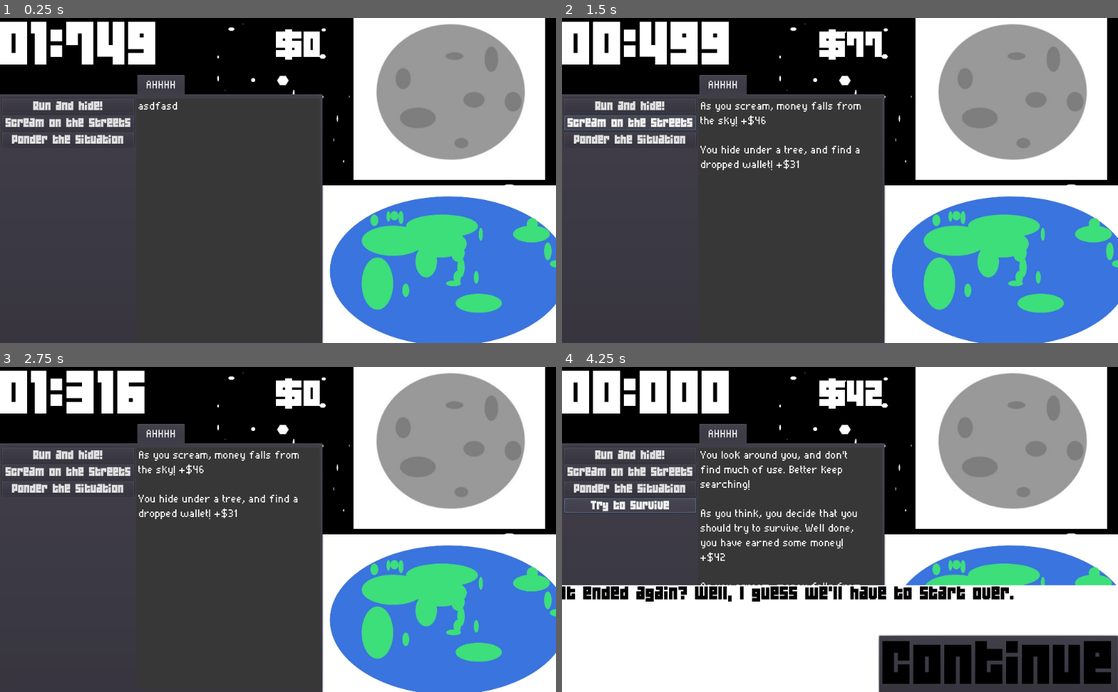
Above: before the commit, frames 1-4 (two rows, left to right).
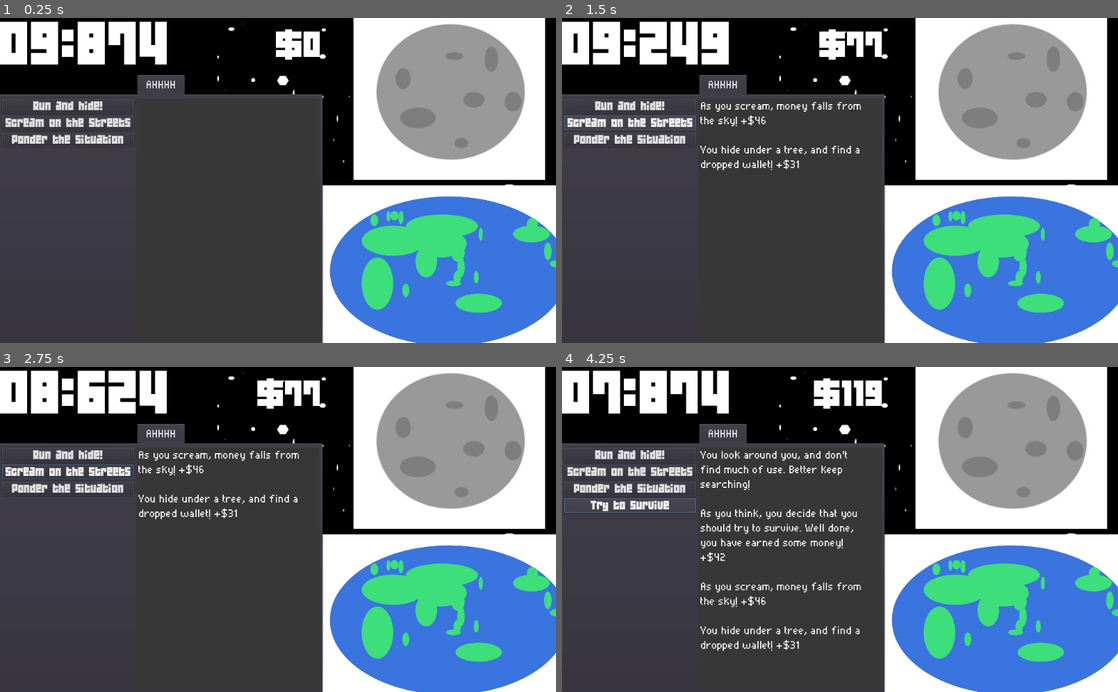
Above: after the commit, the same moments.

Repository: AngelOnFira/ludum-50
Game: Godot game, scene res://Main.tscn
The game is run twice, just before and just after one commit, with the same random seed, the same clock (stepped at 60 frames per second) and the same inputs.
Inputs (mouse positions are in pixels of both pictures, inside the frame that each line leads up to):
- Up to frame 1 (0.25 s): no input
- Up to frame 2 (1.5 s): click "Run and hide!" at 0.5 s; click "Scream on the streets" at 1.25 s
- Up to frame 3 (2.75 s): click (439, 666) at 2 s, where only the run before the commit has a clickable "Continue"
- Up to frame 4 (4.25 s): click "Ponder the situation" at 2.75 s; click "Try to survive" at 3.5 s

The runs differ from the first frame. In frame 1, 1.9% of the frame differs, in the area x 5-32%, y 1-29%; in frame 2, 0.4%; in frame 3, 2.3%; in frame 4, 33%, in the area x 0-100%, y 1-100%.

Commit message:
Time abstractions

Diff:
--- a/Blackboard.gd
+++ b/Blackboard.gd
@@ -3,9 +3,15 @@
 
 var money: int = 0
 
-var seconds_per_life: int = 2
+var seconds_per_life: float = 10.0
 
 var timer = 1000 * seconds_per_life
+var time_multiplier = 1.0
+
+# Total time added from things that aren't in the character's memory
+var total_added_seconds_ephemeral = 0.0
+var total_remembered_seconds = 0.0
+
 
 # If they haven't found the TekShop yet
 var tutorial = true
@@ -54,6 +60,9 @@
 	# Reset money
 	money = 0
 
+	# Reset any non-remembered time
+	total_added_seconds_ephemeral = 0.0
+
 	# TODO animate money/time resetting
 
 
@@ -67,3 +76,9 @@
 
 # Queue a story message to show at the next death
 signal queue_story(text)
+
+# Get the multiplier for time
+func update_time_multiplier():
+	var total_added_time = total_added_seconds_ephemeral + total_remembered_seconds + seconds_per_life
+	# Update the time multiplier
+	time_multiplier = 1.0 + seconds_per_life / total_added_time
--- a/Main.gd
+++ b/Main.gd
@@ -60,24 +60,11 @@
 
 	blackboard.money += gain
 	var amount = int(blackboard.money)
+	$LeftSide/LeftSidePanel/CurrencyBox/Money.text = "$" + str(amount)
 
 
-	# Subtract time
-	blackboard.timer -= 1000 * delta
-
-	var seconds = int(blackboard.timer / 1000)
-	var milliseconds = int(int(blackboard.timer) % 1000)
-
-	# Create time label
-	var time_left = "%0*d:%0*d" % [
-		2,
-		seconds,
-		3,
-		milliseconds,
-	]
-
-	$LeftSide/LeftSidePanel/CurrencyBox/Timer.text = time_left
-	$LeftSide/LeftSidePanel/CurrencyBox/Money.text = "$" + str(amount)
+	# Make changes to time
+	change_time(delta)
 
 	# If time runs out, reset the timer to 10 seconds
 	if blackboard.timer <= 0:
@@ -101,7 +88,29 @@
 
 		$LeftSide/LeftSidePanel/CurrencyBox/Timer.text = "00:000"
 
+# Make the calculations of how the timer should change
+func change_time(delta):
+	var real_time_change: float = 1000 * delta
 
+	# Change based on the multiplier
+	blackboard.update_time_multiplier()
+	var multiplier_adjust: float = real_time_change / blackboard.time_multiplier
+
+	# Subtract time
+	blackboard.timer -= multiplier_adjust
+
+	var seconds = int(blackboard.timer / 1000)
+	var milliseconds = int(int(blackboard.timer) % 1000)
+
+	# Create time label
+	var time_left = "%0*d:%0*d" % [
+		2,
+		seconds,
+		3,
+		milliseconds,
+	]
+
+	$LeftSide/LeftSidePanel/CurrencyBox/Timer.text = time_left
 
 func _on_Button_pressed():
 	levels[0] += 1
--- a/Main.tscn
+++ b/Main.tscn
@@ -10,6 +10,7 @@
 [ext_resource path="res://RunAndHide.gd" type="Script" id=8]
 [ext_resource path="res://Assets/Fonts/Log.tres" type="DynamicFont" id=9]
 [ext_resource path="res://Assets/Fonts/MoneyFont.tres" type="DynamicFont" id=10]
+[ext_resource path="res://TekShop.gd" type="Script" id=11]
 
 [node name="Main" type="Control"]
 anchor_right = 1.0
@@ -68,6 +69,7 @@
 custom_fonts/font = ExtResource( 9 )
 
 [node name="AHHHH" type="Tabs" parent="LeftSide/LeftSidePanel/TabContainer"]
+visible = false
 anchor_right = 1.0
 anchor_bottom = 1.0
 margin_left = 4.0
@@ -138,52 +140,44 @@
 text = "asdfasd"
 
 [node name="TekShop" type="Tabs" parent="LeftSide/LeftSidePanel/TabContainer"]
-visible = false
 anchor_right = 1.0
 anchor_bottom = 1.0
 margin_left = 4.0
 margin_top = 32.0
 margin_right = -4.0
 margin_bottom = -4.0
-
-[node name="LeftPanel" type="VBoxContainer" parent="LeftSide/LeftSidePanel/TabContainer/TekShop"]
-anchor_right = 1.0
-anchor_bottom = 1.0
-
-[node name="Money" type="Label" parent="LeftSide/LeftSidePanel/TabContainer/TekShop/LeftPanel"]
+script = ExtResource( 11 )
+
+[node name="HBoxContainer" type="HBoxContainer" parent="LeftSide/LeftSidePanel/TabContainer/TekShop"]
+anchor_right = 1.0
+anchor_bottom = 1.0
+
+[node name="LeftPanel" type="VBoxContainer" parent="LeftSide/LeftSidePanel/TabContainer/TekShop/HBoxContainer"]
+margin_right = 142.0
+margin_bottom = 459.0
+
+[node name="Laptop" type="Button" parent="LeftSide/LeftSidePanel/TabContainer/TekShop/HBoxContainer/LeftPanel"]
+margin_right = 142.0
+margin_bottom = 27.0
+custom_fonts/font = ExtResource( 7 )
+text = "Laptop $1000"
+
+[node name="LogBG" type="ColorRect" parent="LeftSide/LeftSidePanel/TabContainer/TekShop/HBoxContainer"]
+margin_left = 146.0
 margin_right = 585.0
-margin_bottom = 14.0
-
-[node name="Button" type="Button" parent="LeftSide/LeftSidePanel/TabContainer/TekShop/LeftPanel"]
-margin_top = 18.0
-margin_right = 585.0
-margin_bottom = 45.0
-custom_fonts/font = ExtResource( 7 )
-text = "Laptop 1"
-
-[node name="Button2" type="Button" parent="LeftSide/LeftSidePanel/TabContainer/TekShop/LeftPanel"]
-margin_top = 49.0
-margin_right = 585.0
-margin_bottom = 69.0
-text = "Upgrade 1"
-
-[node name="Button3" type="Button" parent="LeftSide/LeftSidePanel/TabContainer/TekShop/LeftPanel"]
-margin_top = 73.0
-margin_right = 585.0
-margin_bottom = 93.0
-text = "Upgrade 1"
-
-[node name="Button4" type="Button" parent="LeftSide/LeftSidePanel/TabContainer/TekShop/LeftPanel"]
-margin_top = 97.0
-margin_right = 585.0
-margin_bottom = 117.0
-text = "Upgrade 1"
-
-[node name="Button5" type="Button" parent="LeftSide/LeftSidePanel/TabContainer/TekShop/LeftPanel"]
-margin_top = 121.0
-margin_right = 585.0
-margin_bottom = 141.0
-text = "Upgrade 1"
+margin_bottom = 459.0
+size_flags_horizontal = 3
+color = Color( 0.215686, 0.215686, 0.215686, 1 )
+
+[node name="HideLog" type="RichTextLabel" parent="LeftSide/LeftSidePanel/TabContainer/TekShop/HBoxContainer/LogBG"]
+margin_left = 4.0
+margin_right = 308.0
+margin_bottom = 434.0
+size_flags_horizontal = 3
+size_flags_vertical = 3
+custom_fonts/mono_font = ExtResource( 7 )
+custom_fonts/normal_font = ExtResource( 9 )
+text = "asdfasd"
 
 [node name="StoryPanel" type="ColorRect" parent="."]
 visible = false
@@ -222,5 +216,5 @@
 [connection signal="pressed" from="LeftSide/LeftSidePanel/TabContainer/AHHHH/HBoxContainer/LeftPanel/Hide3" to="LeftSide/LeftSidePanel/TabContainer/AHHHH" method="_on_Hide_pressed" binds= [ 3 ]]
 [connection signal="pressed" from="LeftSide/LeftSidePanel/TabContainer/AHHHH/HBoxContainer/LeftPanel/Hide4" to="LeftSide/LeftSidePanel/TabContainer/AHHHH" method="_on_Hide_pressed" binds= [ 4 ]]
 [connection signal="pressed" from="LeftSide/LeftSidePanel/TabContainer/AHHHH/HBoxContainer/LeftPanel/Search1" to="LeftSide/LeftSidePanel/TabContainer/AHHHH" method="_on_Search_pressed"]
-[connection signal="pressed" from="LeftSide/LeftSidePanel/TabContainer/TekShop/LeftPanel/Button" to="." method="_on_Button_pressed"]
+[connection signal="pressed" from="LeftSide/LeftSidePanel/TabContainer/TekShop/HBoxContainer/LeftPanel/Laptop" to="LeftSide/LeftSidePanel/TabContainer/TekShop" method="_on_Laptop_pressed"]
 [connection signal="pressed" from="StoryPanel/Continue" to="." method="_on_Continue_pressed"]
--- a/RunAndHide.gd
+++ b/RunAndHide.gd
@@ -6,9 +6,18 @@
 var log_text = []
 onready var log_node = $HBoxContainer/LogBG/HideLog
 
+# Clicking docs
+# Source https://clickspeedtest.com/
+#
+# Fastest one finger 7.2
+# Fastest two fingers 12
+# Realistic one finger 5.6
+# Slow one finger 3.8
+
 # Called when the node enters the scene tree for the first time.
 func _ready():
 	randomize()
+	update_log()
 
 var hide_story = [
 	"You hide under a tree, and find a dropped wallet!",
--- /dev/null
+++ b/TekShop.gd
@@ -0,0 +1,25 @@
+extends Tabs
+
+onready var blackboard = get_node("/root/Blackboard")
+
+# Called when the node enters the scene tree for the first time.
+func _ready():
+	pass # Replace with function body.
+
+
+# Called every frame. 'delta' is the elapsed time since the previous frame.
+#func _process(delta):
+#	pass
+
+
+func _on_Laptop_pressed():
+	# Make sure they have enough money
+	if blackboard.money > 1000:
+		# Take the money
+		blackboard.money -= 1000
+
+		# Send a message about the laptop
+		blackboard.emit_signal("show_story", "You bought a laptop I see. What are you looking up? Medetation techniques? Do you really think you can slow down time enough to matter?")
+
+		# Slow down time
+		blackboard.total_remembered_seconds += 5.0
Not shown: 1 places in Main.tscn that only renumber resources
